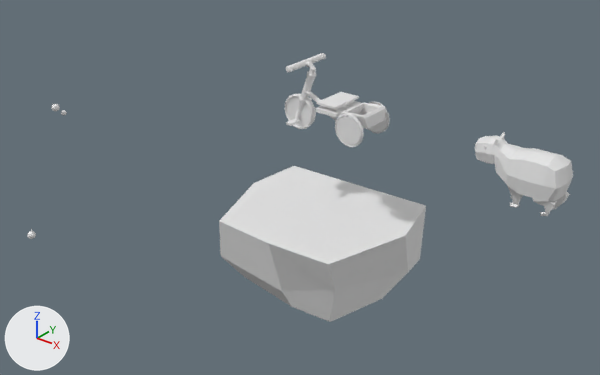
Renders of the FBX model rock1.fbx from each side of a commit.
Both versions are drawn from a camera (50 mm lens) standing at (23.6, -31.3, 22.1) and looking at (-1.6, 0.2, 2.6). Lighting does not change. The marker at lower left points along +X, +Y and +Z. Where no turn or scale is listed for an object, it has been applied to the vertices.
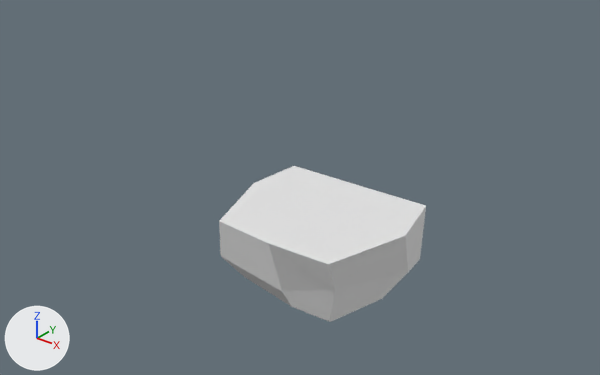
The newer file is also turned or shifted as a whole; pictures and numbers use the older file's frame.

What differs and where, as boxes (x1, y1, x2, y2) in the pictures (600 x 375 px):
'Cube', deleted: before (475, 132, 573, 216)
'bike', deleted: before (285, 53, 390, 147)
'Icosphere', deleted: before (27, 228, 36, 239)
'Icosphere.001', deleted: before (51, 103, 60, 111)
'Icosphere.002', deleted: before (61, 110, 67, 116)

The change in detail:
Object 'bike' (ob_bike) is deleted.
Object 'Icosphere.002' (ob_icosphere_002) is deleted.
Object 'Icosphere.001' (ob_icosphere_001) is deleted.
Object 'Icosphere' (ob_icosphere) is deleted.
Object 'Cube' (ob_cube) is deleted.
